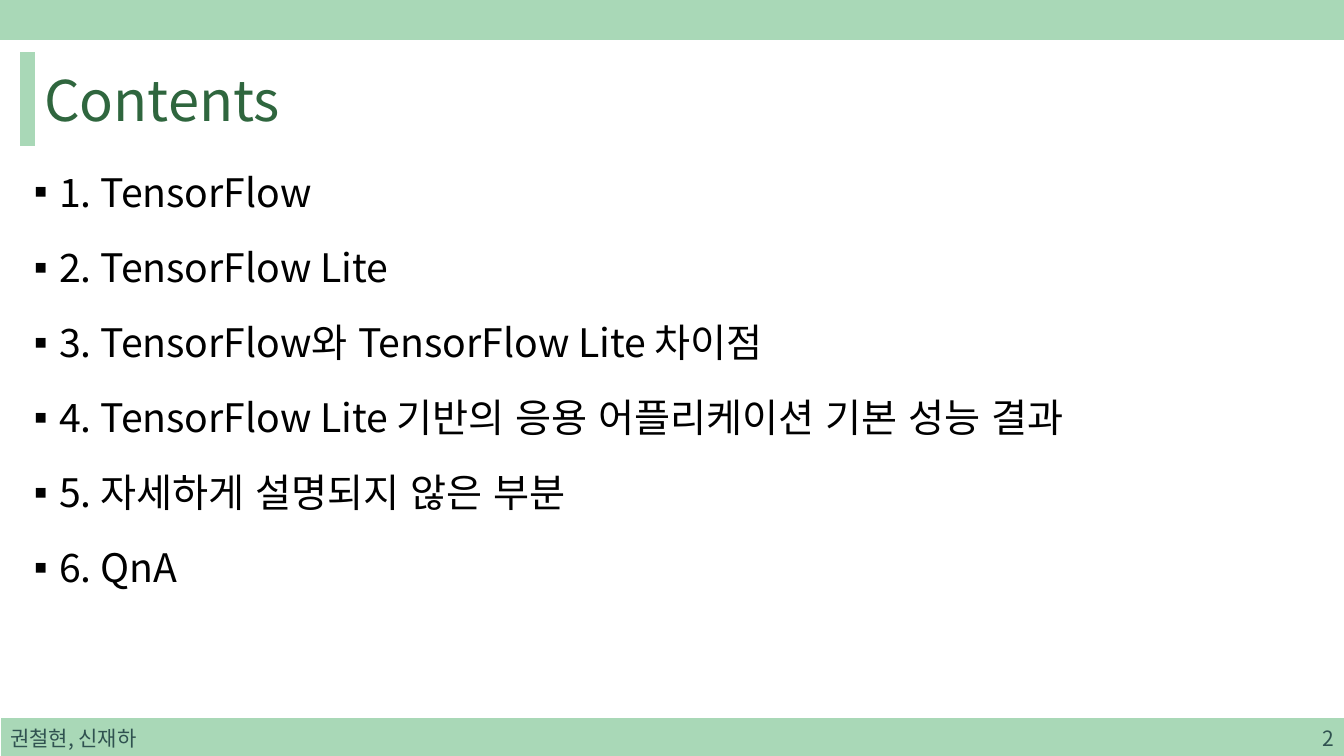
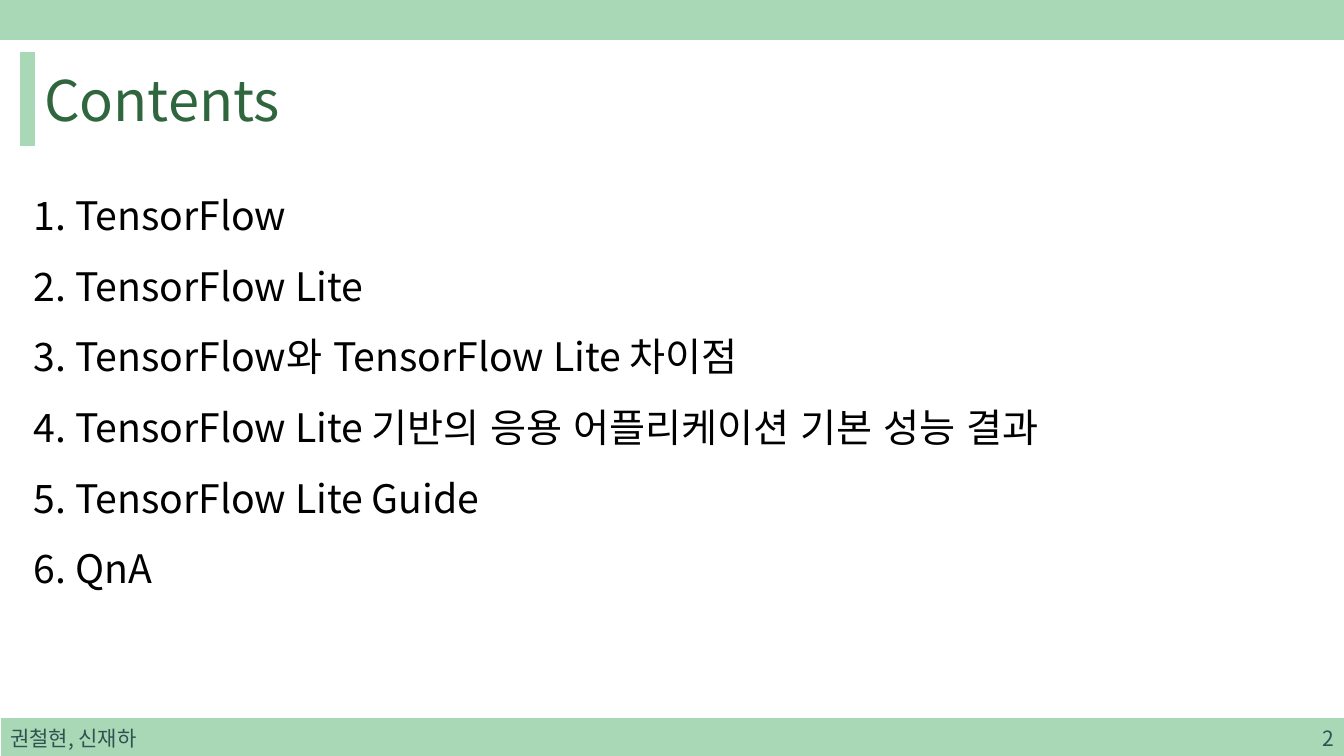
Before and after one commit to sjh4287/capston, a slide deck: slide 2 of 2022.01.07/TensorFlow Lite.pptx. Drawn at 1344x756 pixels with LibreOffice and Linux fonts; fonts in the diff are those of the drawing. Boxes give left, top, right and bottom in pixels: in the first picture for what was removed or moved away, otherwise in the second. Text is boxed around its words. In the diff, an @@ line names an element or a change of style, - is before the commit and + after.

```diff
--- a/2022.01.07/TensorFlow Lite.pptx
+++ b/2022.01.07/TensorFlow Lite.pptx
@@ text at [34, 198, 1039, 591]: bullet ▪ to none; line spacing 1 to 1.5; less space between paragraphs @@
@@ text at [34, 481, 479, 514]: text changed @@
-▪ 5. 자세하게 설명되지 않은 부분
+5. TensorFlow Lite Guide
```
Also in this commit, not shown: 9 other slides changed, 27 slides added, 1 other file.
